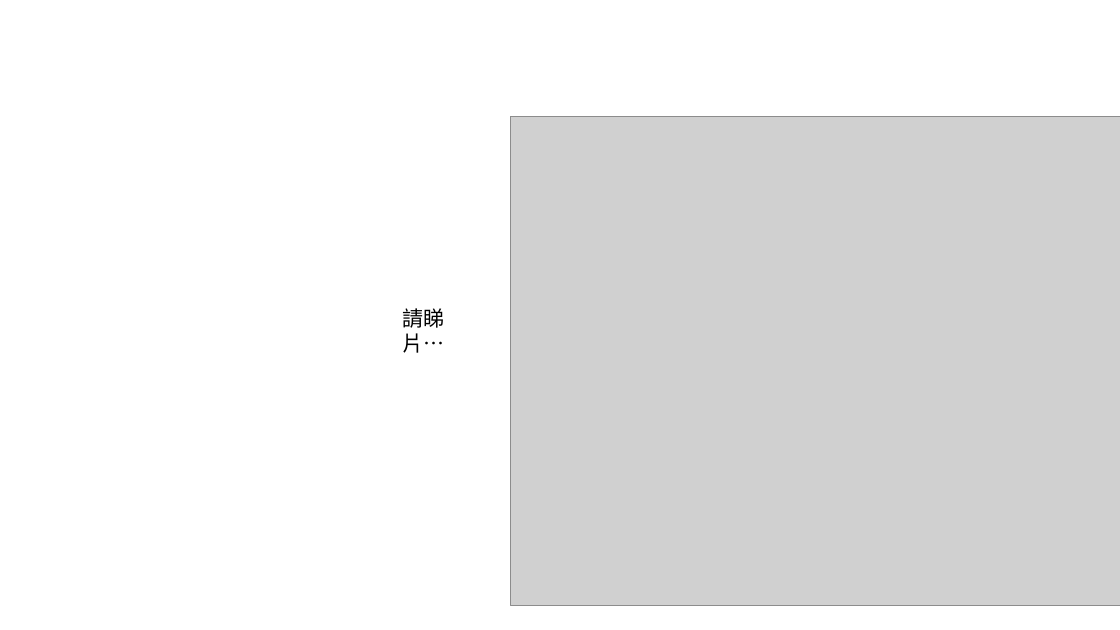
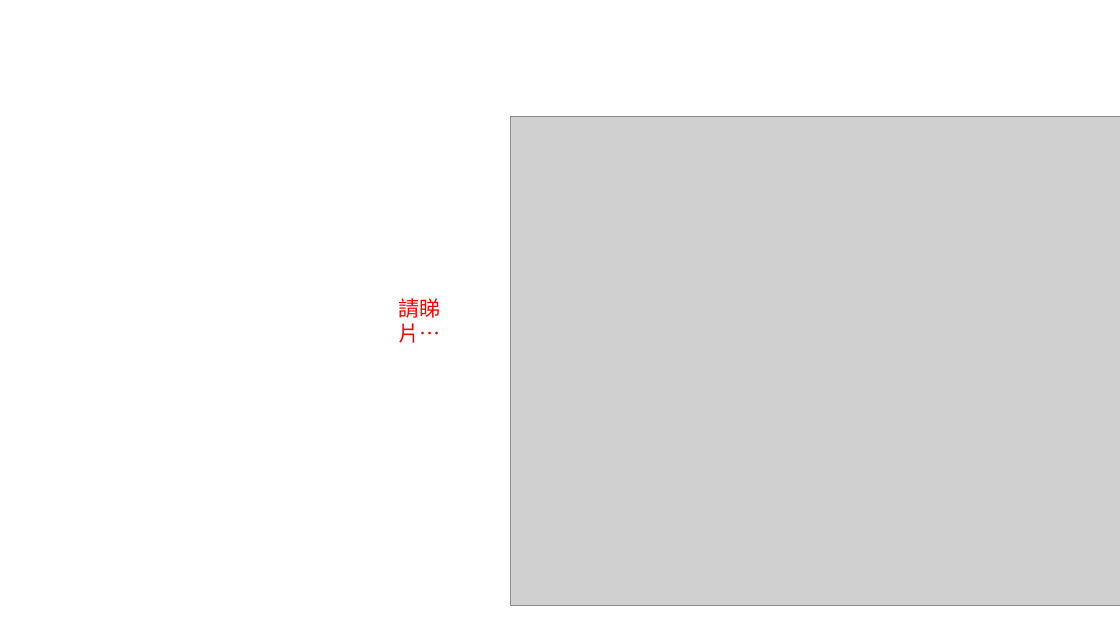
Before and after one commit to pcmsricky/chatbot, a slide deck: slide 14 of NLP2.pptx (slide 13 before the commit). Drawn at 1120x630 pixels with LibreOffice and Linux fonts; fonts in the diff are those of the drawing; grey boxes stand for pictures; background and template pictures are left out. Boxes give left, top, right and bottom in pixels: in the first picture for what was removed or moved away, otherwise in the second. Text is boxed around its words. In the diff, an @@ line names an element or a change of style, - is before the commit and + after.

```diff
--- a/NLP2.pptx
+++ b/NLP2.pptx
@@ text "請睇片…": place and size @@
-text "請睇片…" at <box>403,308,445,353</box>
+text "請睇片…" at <box>398,298,440,343</box>
@@ text "請睇片…" at <box>398,298,440,343</box>: text colour #000000 to #FF0000 @@
```
Also in this commit, not shown: 5 other slides changed, 6 slides added, 2 other files.
